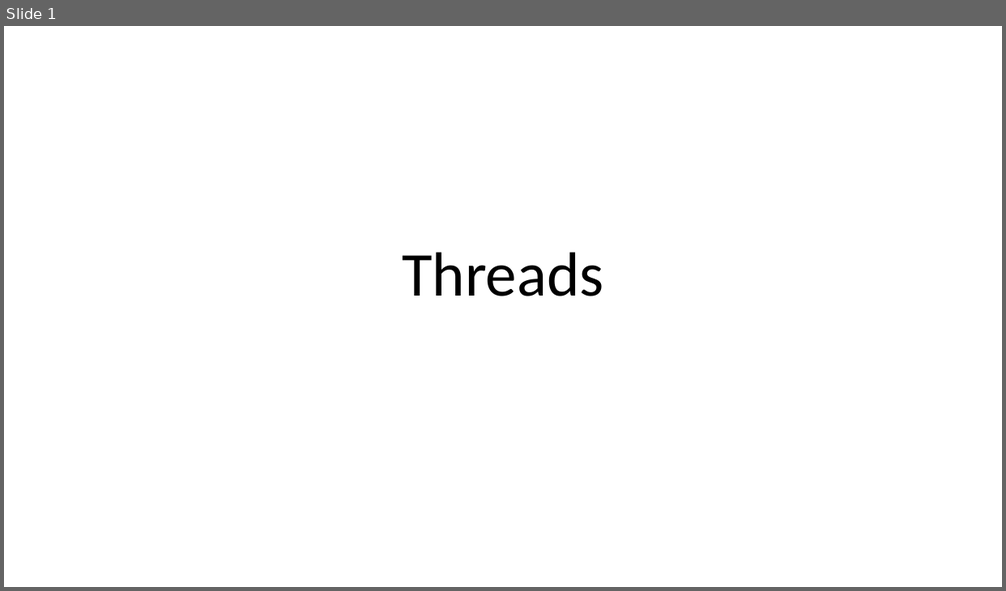
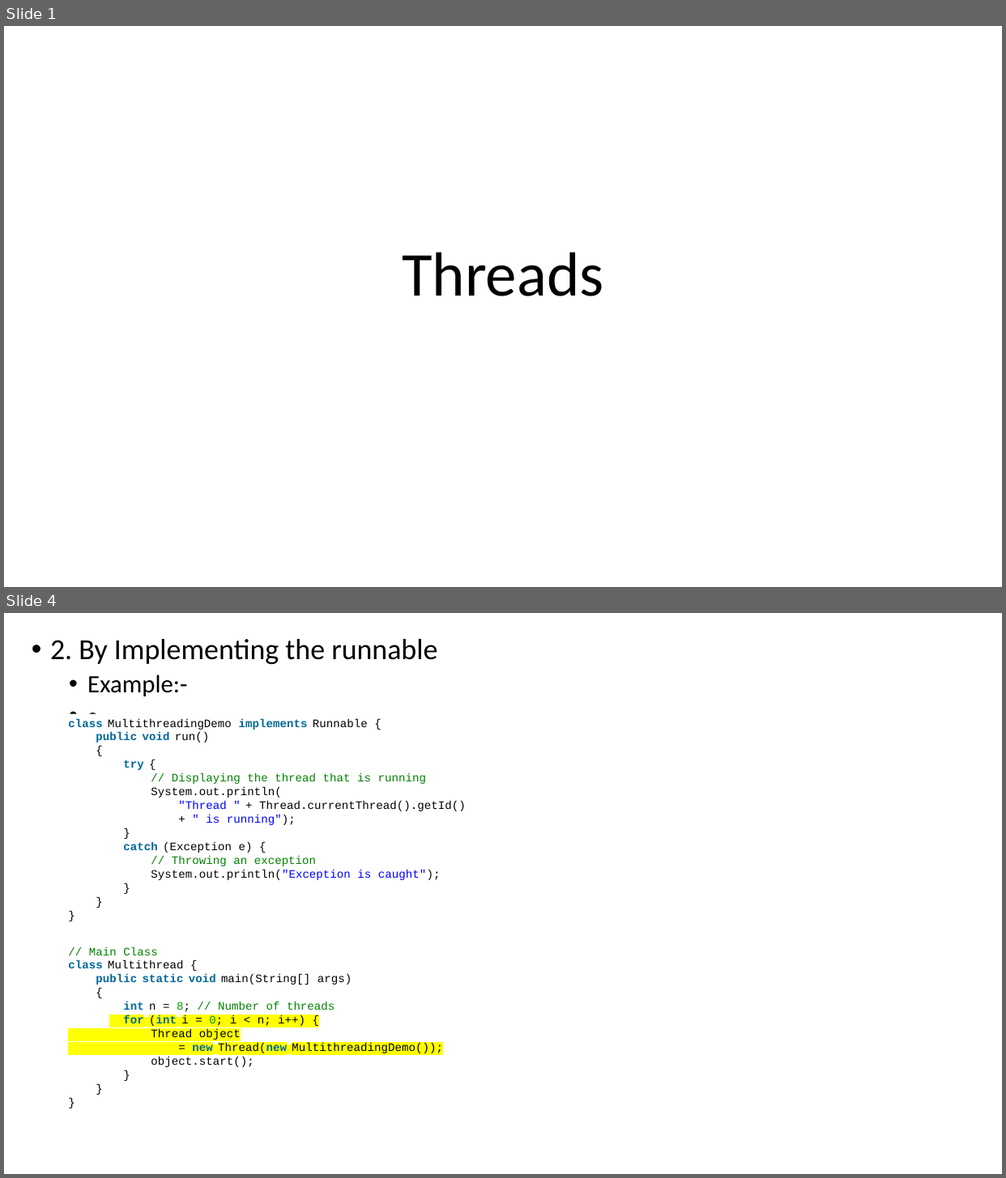
Before and after one commit to aroranishant8/JavaNotes, a slide deck: Java8/Threads.pptx. Shown one above the other, each under a label of ours: slide 1 before the commit, slides 1 and 4 after it; the slides between them are not shown. The pictures are 1006x591 and 1006x1178 pixels, drawn with LibreOffice and Linux fonts; fonts in the diff are those of the drawing. Boxes give left, top, right and bottom in pixels: in the first picture for what was removed or moved away, otherwise in the second. Text is boxed around its words. In the diff, an @@ line names an element or a change of style, - is before the commit and + after.

Commit message:
main

```diff
--- a/Java8/Threads.pptx
+++ b/Java8/Threads.pptx
@@ slide 4 added at [4,613,1002,1174], background #FFFFFF @@
@@ text added at [50,639,437,727], 28 pt, text #000000 @@
+• 2. By Implementing the runnable
+  • Example:-
+  • s
@@ text added at [68,718,466,1067], 11 pt, text #000000 @@
+class MultithreadingDemo implements Runnable {
+public void run()
+{
+try {
+// Displaying the thread that is running
+System.out.println(
+"Thread " + Thread.currentThread().getId()
++ " is running");
+}
+catch (Exception e) {
+// Throwing an exception
+System.out.println("Exception is caught");
+}
+}
+}
+// Main Class
+class Multithread {
+public static void main(String[] args)
+{
+int n = 8; // Number of threads
+for (int i = 0; i < n; i++) {
+Thread object
+= new Thread(new MultithreadingDemo());
+object.start();
+}
+}
+}
```
Also in this commit, not shown: 4 other slides added, 1 slide removed, 3 other files.
